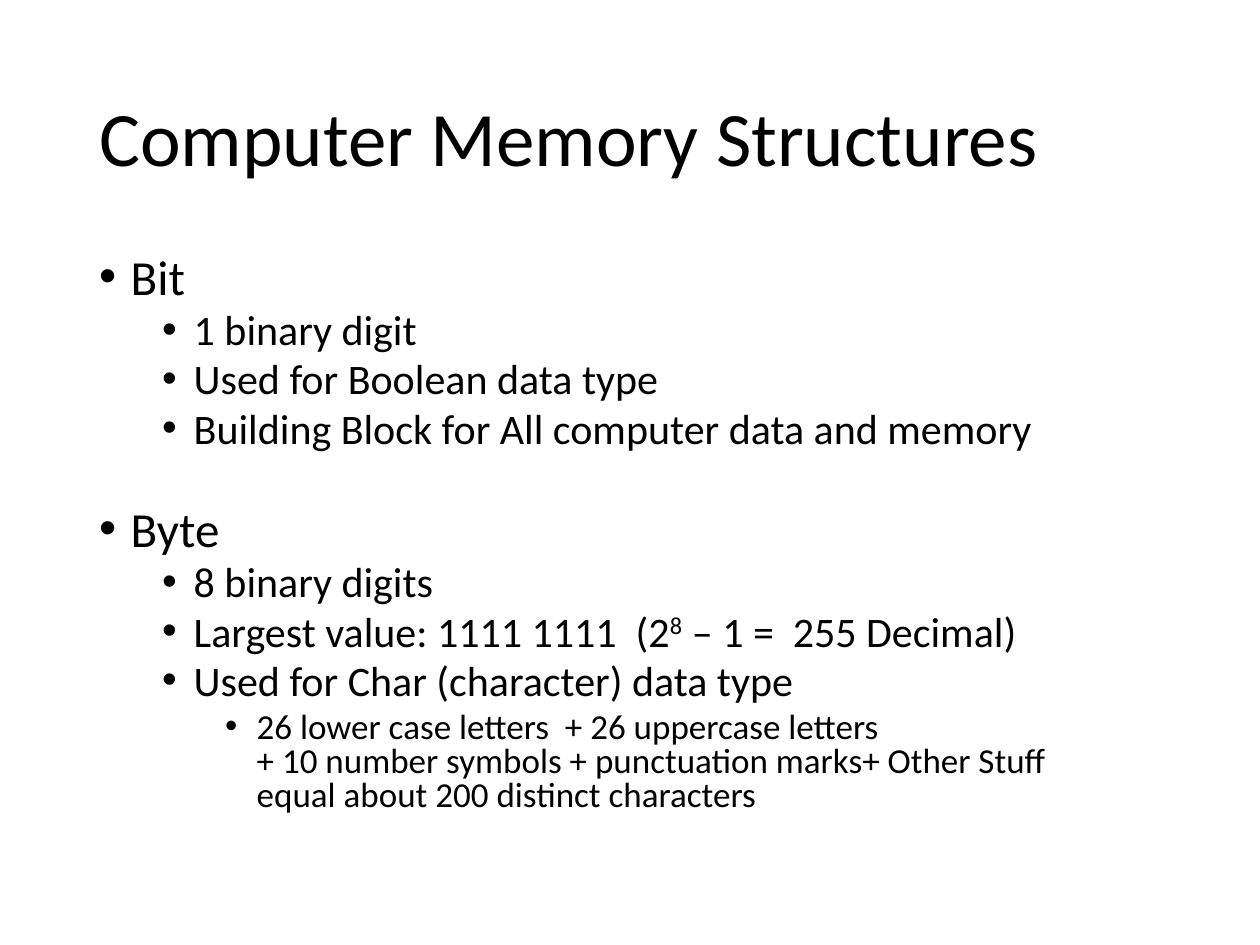
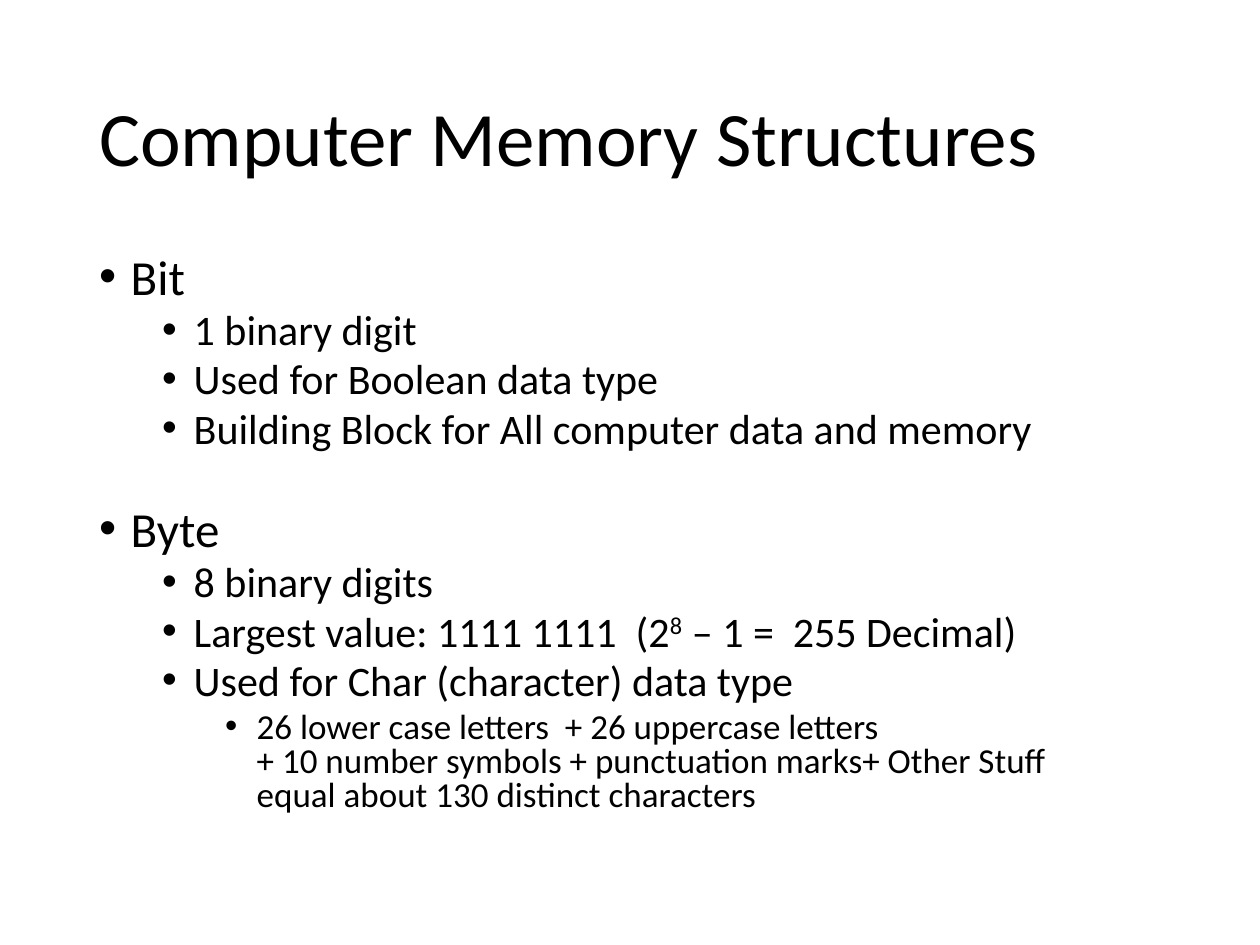
Before and after one commit to optimalcore/ICS2O0, a slide deck: slide 12 of Topic A Computer Concepts/BinaryNumbers.pptx. Drawn at 1260x945 pixels with LibreOffice and Linux fonts; fonts in the diff are those of the drawing. Boxes give left, top, right and bottom in pixels: in the first picture for what was removed or moved away, otherwise in the second. Text is boxed around its words. In the diff, an @@ line names an element or a change of style, - is before the commit and + after.

Commit message:
P1 BOD

```diff
--- a/Topic A Computer Concepts/BinaryNumbers.pptx
+++ b/Topic A Computer Concepts/BinaryNumbers.pptx
@@ text at <box>257,714,1045,813</box>: text changed @@
-    • 26 lower case letters + 26 uppercase letters
-      + 10 number symbols + punctuation marks+ Other Stuff
-      equal about 200 distinct characters
+    • 26 lower case letters + 26 uppercase letters
+      + 10 number symbols + punctuation marks+ Other Stuff
+      equal about 130 distinct characters
```
